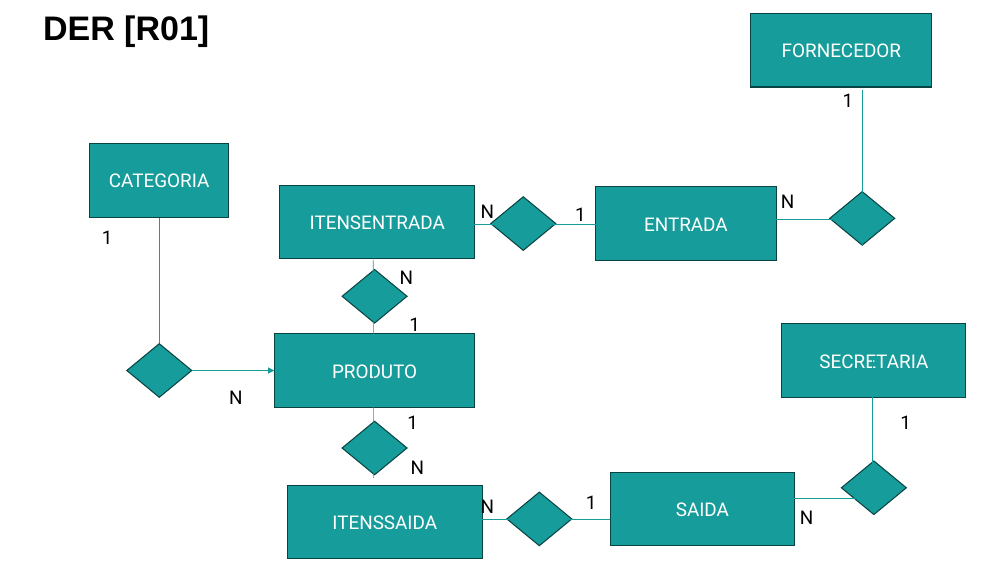
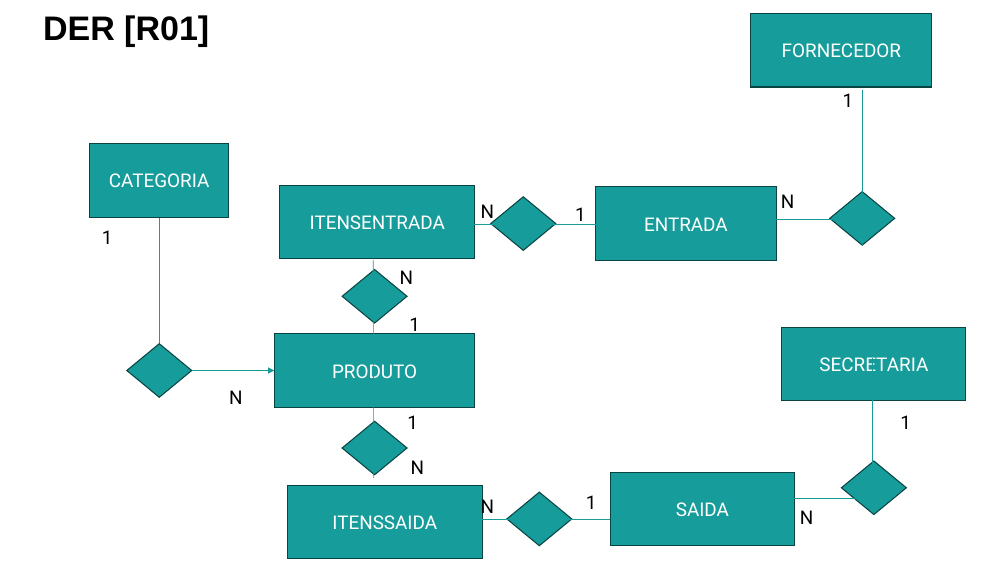
Before and after one commit to soolth/alomoxarifadoafrodite, a slide deck: slide 13 of Documentacao/ModelagemSistema_TemplateInicial.pptx. Drawn at 1008x567 pixels with LibreOffice and Linux fonts; fonts in the diff are those of the drawing. Boxes give left, top, right and bottom in pixels: in the first picture for what was removed or moved away, otherwise in the second. Text is boxed around its words. In the diff, an @@ line names an element or a change of style, - is before the commit and + after.

```diff
--- a/Documentacao/ModelagemSistema_TemplateInicial.pptx
+++ b/Documentacao/ModelagemSistema_TemplateInicial.pptx
@@ rectangle "SECRETARIA": place and size @@
-rectangle "SECRETARIA" at (782, 324, 966, 397)
+rectangle "SECRETARIA" at (782, 327, 966, 401)
```
Also in this commit, not shown: 1 other file.
